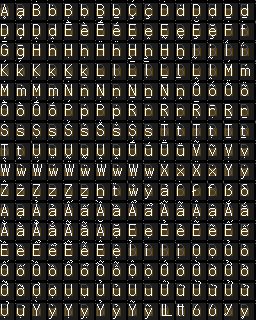
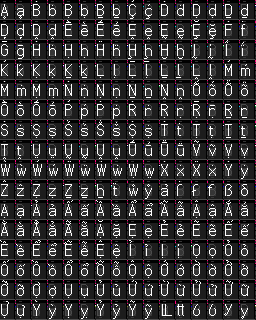
Layer changes from the first 256px x 320px image to the second:
painted on "Width binary codes" over [15, 5, 256, 307]
painted on "Glyphs" over [19, 41, 248, 288]
painted on "Layer 1" over [0, 1, 256, 320]
